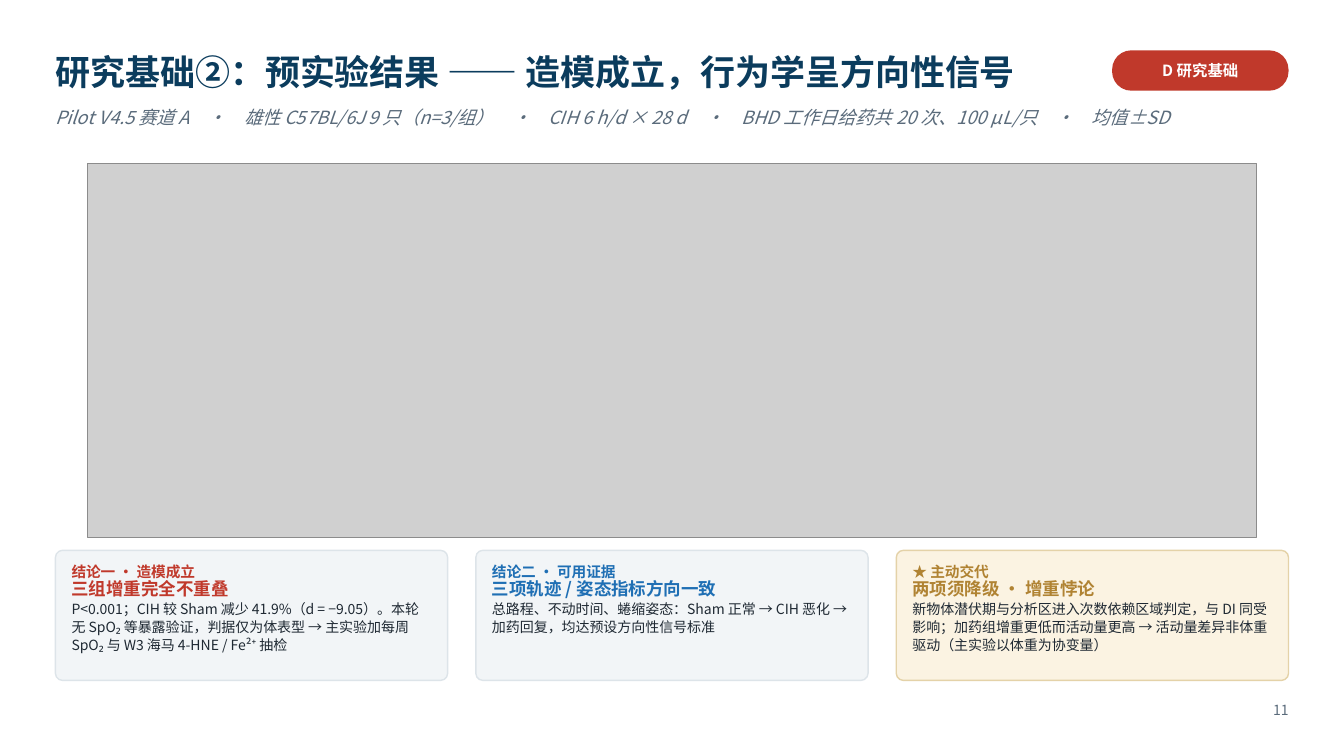
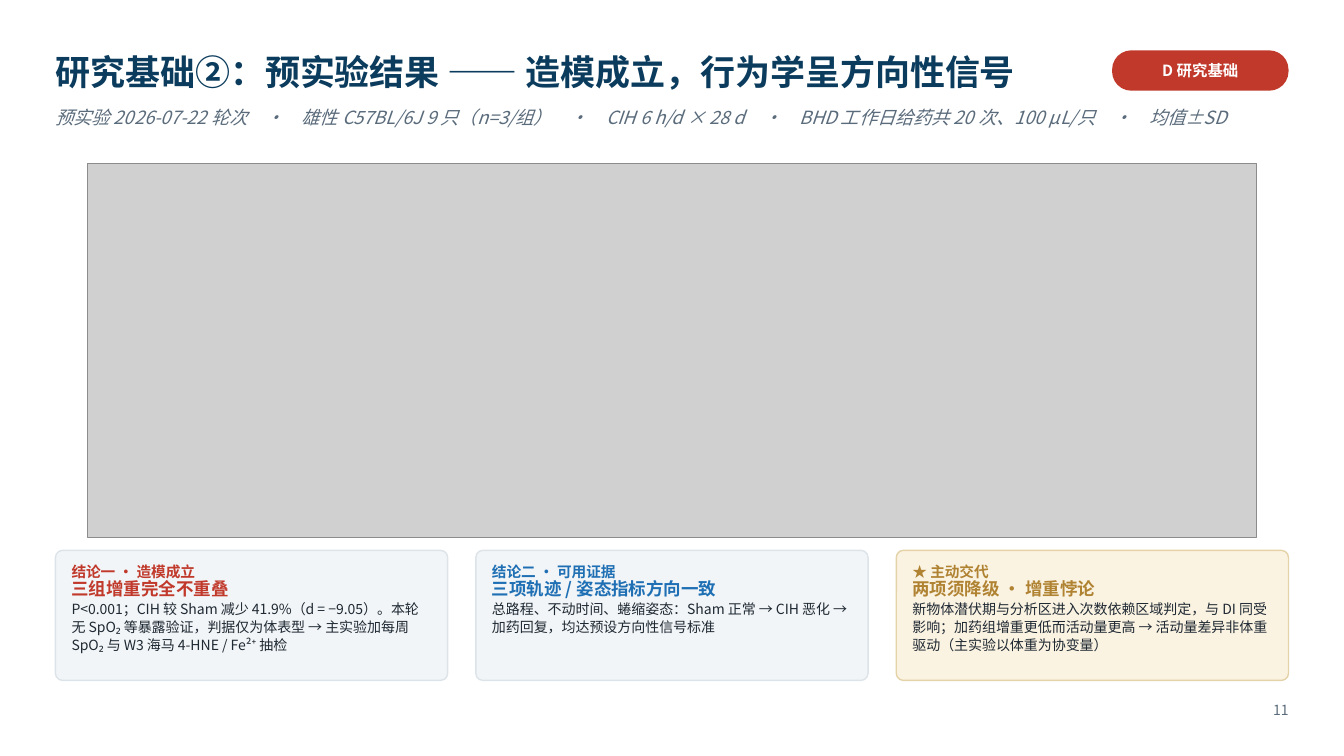
Before and after one commit to xoaiquynhanh17228kk-sketch/test, a slide deck: slide 11 of 开题报告_6分钟版.pptx. Drawn at 1344x756 pixels with LibreOffice and Linux fonts; fonts in the diff are those of the drawing; grey boxes stand for pictures. Boxes give left, top, right and bottom in pixels: in the first picture for what was removed or moved away, otherwise in the second. Text is boxed around its words. In the diff, an @@ line names an element or a change of style, - is before the commit and + after.

```diff
--- a/开题报告_6分钟版.pptx
+++ b/开题报告_6分钟版.pptx
@@ text at bbox=[55, 108, 1228, 128]: text changed @@
-Pilot V4.5 赛道 A · 雄性 C57BL/6J 9 只（n=3/组） · CIH 6 h/d × 28 d · BHD 工作日给药共 20 次、100 µL/只 · 均值±SD
+预实验 2026-07-22 轮次 · 雄性 C57BL/6J 9 只（n=3/组） · CIH 6 h/d × 28 d · BHD 工作日给药共 20 次、100 µL/只 · 均值±SD
```
Also in this commit, not shown: 8 other slides changed, 5 other files.
